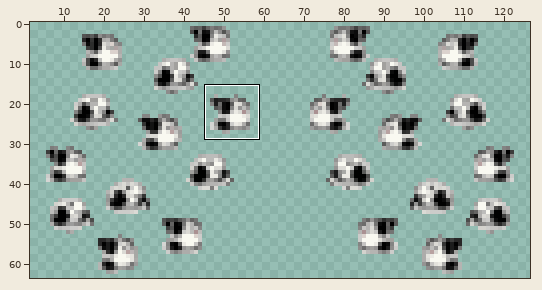
A animated GIF sprite gets an edit: panda3fast.gif. Above, an overview of the earlier version with the close-up marked.
Close-up. Before the edit:
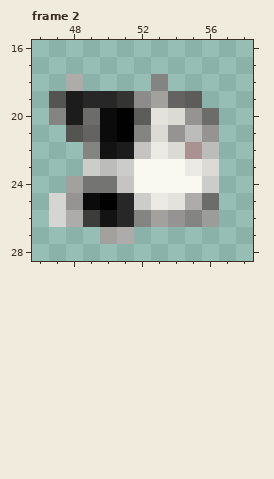
The file is 129x64 pixels, 8 frames. Colours within 5 levels of each other are drawn and written as one. Shown: frame 2: x 46..58, y 16..28. The wide view leaves out empty margins. The commit also changed other frames or places, which this record leaves out.
The same view after the edit:
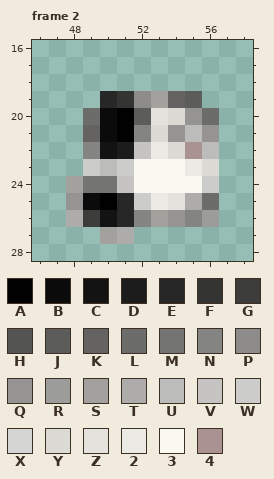
Palette (. is transparent): A #010101  B #0b0b0b  C #131313  D #1c1c1c  E #282727  F #343433  G #3c3c3b  H #545453  J #5c5c5b  K #646362  L #6c6c6b  M #747473  N #848483  P #8d8c8b  Q #959493  R #9c9c9b  S #a2a19e  T #adacaa  U #bcbcba  V #c5c4c2  W #ccccca  X #d5d5d3  Y #dbdad5  Z #e3e2dc  2 #ebeae4  3 #f9f9f1  4 #aa9192
Change:
--- frame 2
@@ x 46..58 @@
 17 .............
-18 ..T....N.....
-19 .HDEEFPSKJ...
-20 .NDLBAJZYQL..
-21 ..HKBANYQUQ..
+18 .............
+19 ....EFPSKJ...
+20 ...LBAJZYQL..
+21 ...KBANYQUQ..
 22 ...NCDV2Y4U..
@@ x 46..49 @@
 24 ..SM
-25 .XQB
-26 .XTG
+25 ..QB
+26 ..TG
 27 ....
